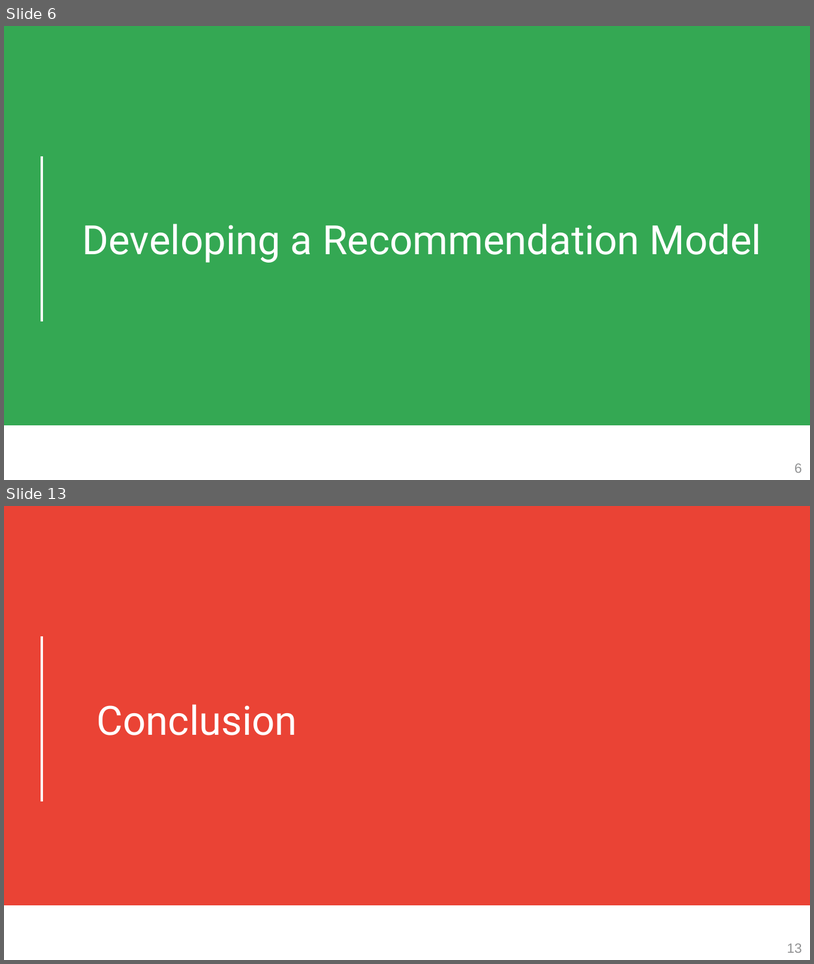
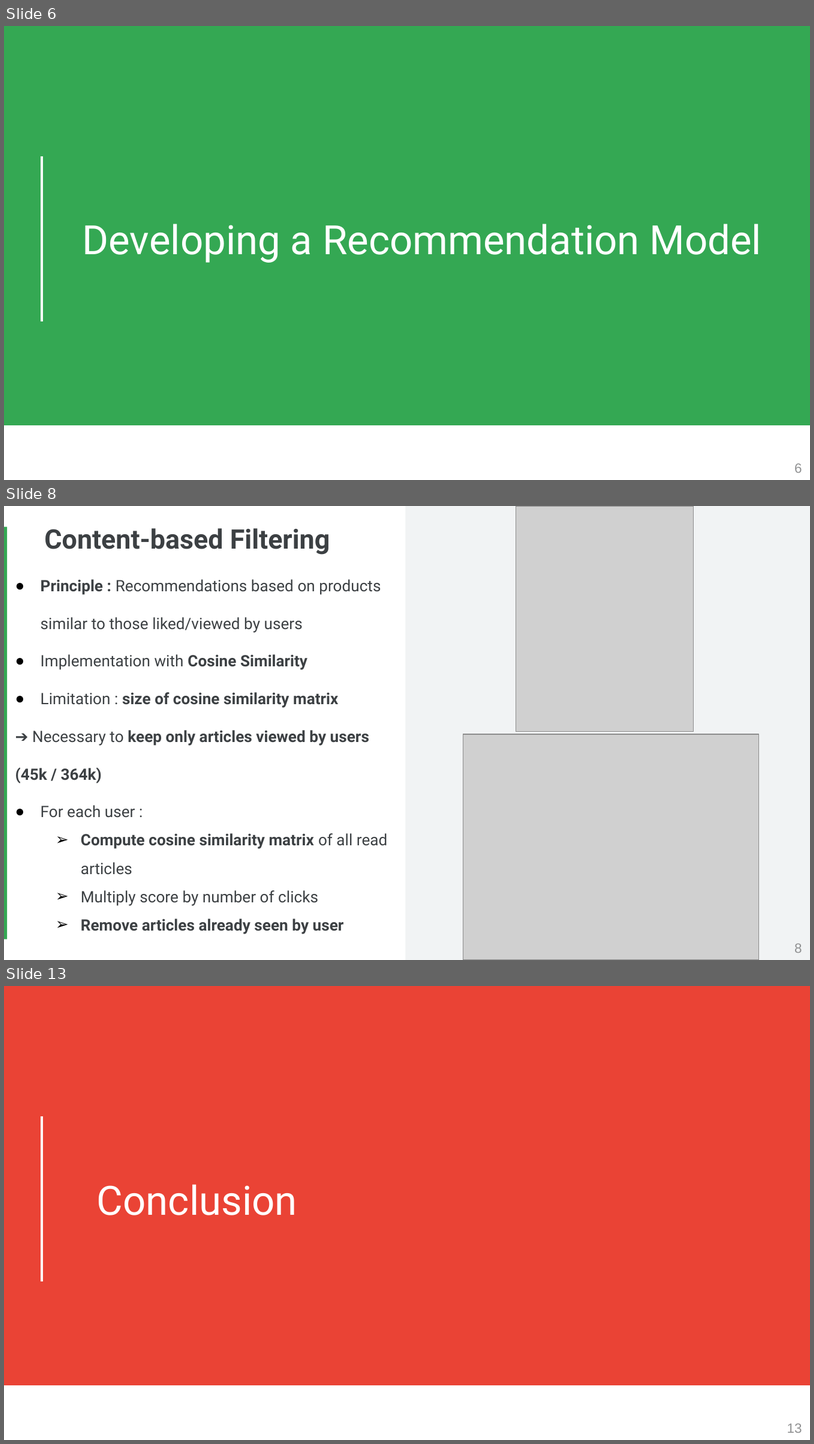
Before and after one commit to octave-ati/Designing-a-Recommendation-Model, a slide deck: P9_03_Presentation.pptx. Shown one above the other, each under a label of ours: slides 6 and 13 before the commit, slides 6, 8 and 13 after it; the slides between them are not shown. The pictures are 814x964 and 814x1444 pixels, drawn with LibreOffice and Linux fonts; fonts in the diff are those of the drawing; grey boxes stand for pictures. Boxes give left, top, right and bottom in pixels: in the first picture for what was removed or moved away, otherwise in the second. Text is boxed around its words. In the diff, an @@ line names an element or a change of style, - is before the commit and + after.

```diff
--- a/P9_03_Presentation.pptx
+++ b/P9_03_Presentation.pptx
@@ slide 8 added at box(4, 506, 810, 960), background #FFFFFF @@
@@ rectangle added at box(405, 506, 810, 959), fill #F1F3F4 @@
@@ picture added at box(516, 506, 693, 732) @@
@@ rectangle added at box(4, 527, 7, 939), fill #34A853 @@
@@ title added at box(44, 528, 330, 555), 24 pt, text #3C4043, bold @@
+Content-based Filtering
@@ text added at box(15, 579, 387, 934), 14 pt, text #3C4043 @@
+● Principle : Recommendations based on products similar to those liked/viewed by users
+● Implementation with Cosine Similarity
+● Limitation : size of cosine similarity matrix
+➔ Necessary to keep only articles viewed by users (45k / 364k)
+● For each user :
+  ➢ Compute cosine similarity matrix of all read articles
+  ➢ Multiply score by number of clicks
+  ➢ Remove articles already seen by user
@@ picture added at box(464, 734, 759, 960) @@
@@ page number added at box(795, 943, 802, 952), 12 pt, text #929394 @@
+8
```
Also in this commit, not shown: 3 slides changed, 4 other slides added, 5 slides removed, 2 other files.
